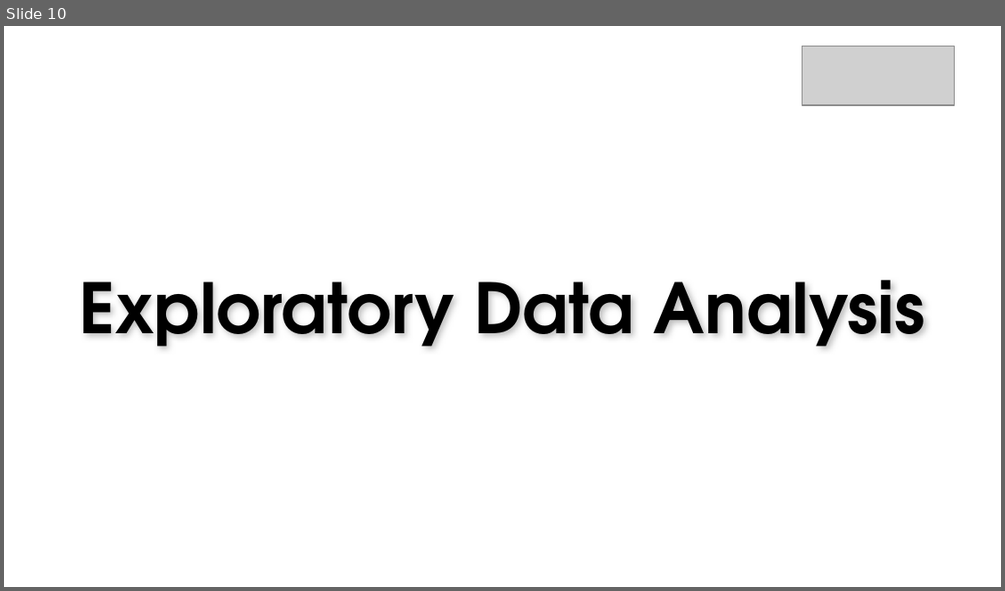
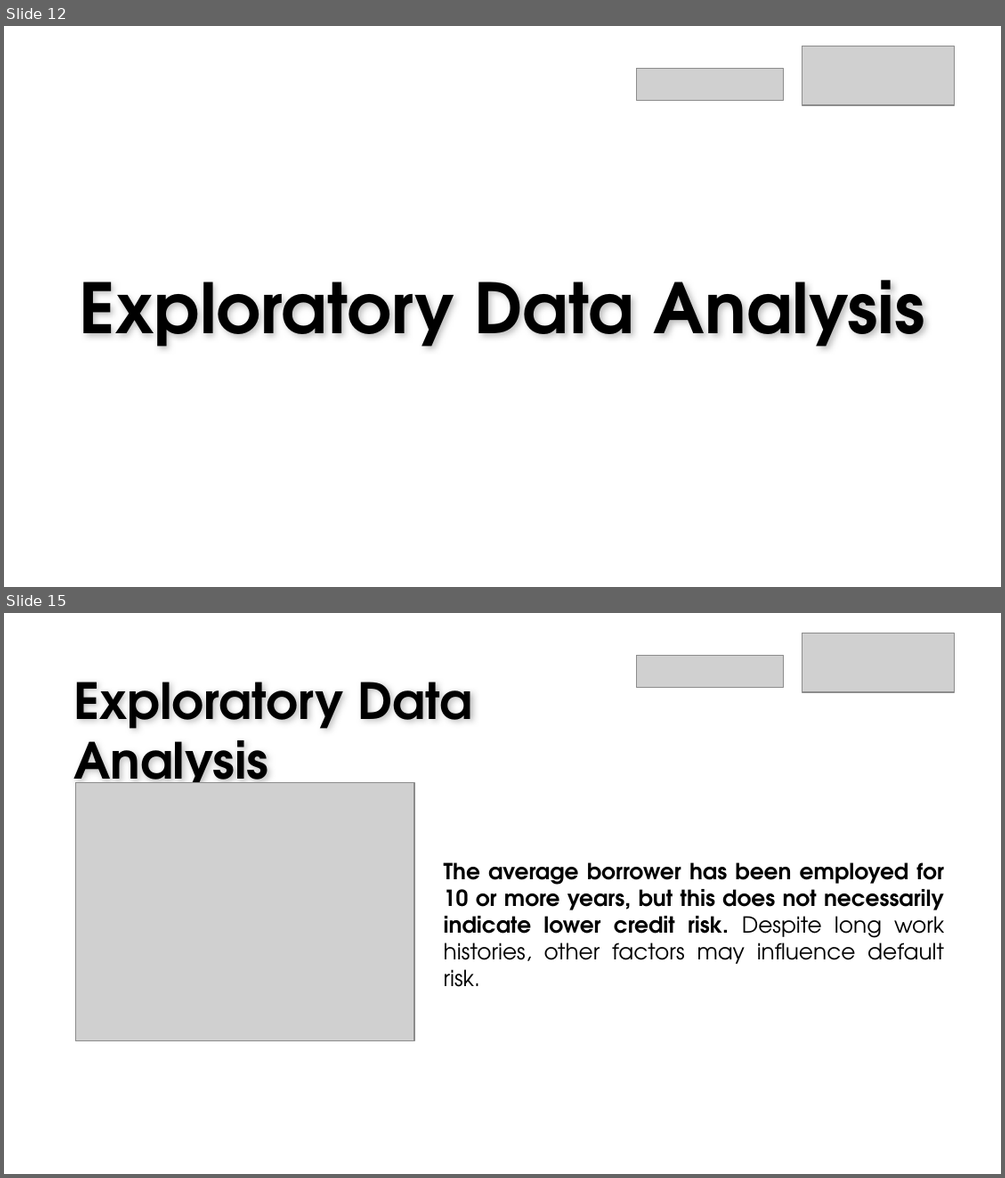
Before and after one commit to gisellehalim/idx-ds-vix-rakamin, a slide deck: PPT IDX Partners x Rakamin Academy.pptx. Shown one above the other, each under a label of ours: slide 10 before the commit, slides 12 and 15 after it; the slides between them are not shown. The pictures are 1005x591 and 1005x1178 pixels, drawn with LibreOffice and Linux fonts; fonts in the diff are those of the drawing; grey boxes stand for pictures; background and template pictures are left out. Boxes give left, top, right and bottom in pixels: in the first picture for what was removed or moved away, otherwise in the second. Text is boxed around its words. In the diff, an @@ line names an element or a change of style, - is before the commit and + after.

```diff
--- a/PPT IDX Partners x Rakamin Academy.pptx
+++ b/PPT IDX Partners x Rakamin Academy.pptx
@@ slide 15 added at (4, 613, 1001, 1174), background picture (left out) @@
@@ picture added at (801, 633, 954, 691) @@
@@ picture added at (637, 655, 784, 687) @@
@@ text added at (73, 682, 472, 799), 36 pt, text #000000, bold @@
+Exploratory Data Analysis
@@ picture added at (76, 782, 414, 1042) @@
@@ text added at (444, 862, 944, 987), 16 pt, text #000000, bold @@
+The average borrower has been employed for 10 or more years, but this does not necessarily indicate lower credit risk. Despite long work histories, other factors may influence default risk.
@@ what was slide 10 is now slide 12 @@
@@ slide 12 changed as well @@
@@ picture added at (637, 68, 784, 100) @@
```
Also in this commit, not shown: 10 other slides changed, 29 other slides added, 12 slides removed, 3 other files.
